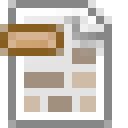
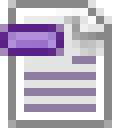
The second 128 x 128 image is a revision of the first. Changes to its layers:
added group "Subtitle" with 1 layers in group "Paper" over [24, 24, 96, 112]
added layer "Layer 9" (1st of 2, in "Paper" › "Subtitle") (50%) in group "Subtitle" over [24, 24, 96, 112]
hid group "Container" (1 layers) over [24, 24, 96, 112]
